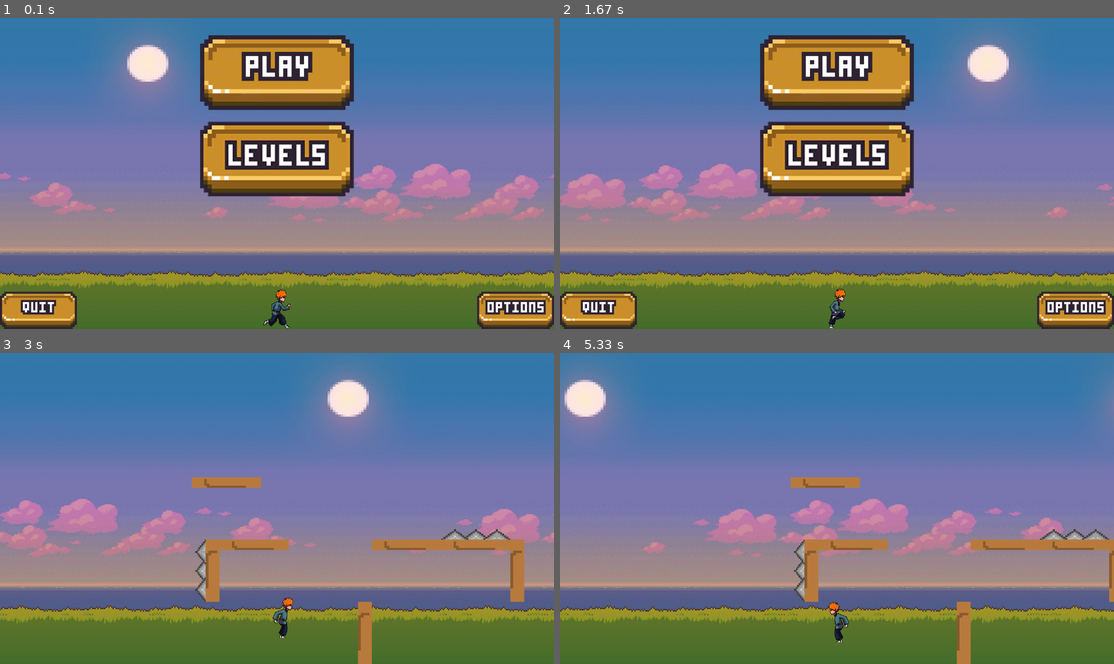
Above: before the commit, frames 1-4 (two rows, left to right).
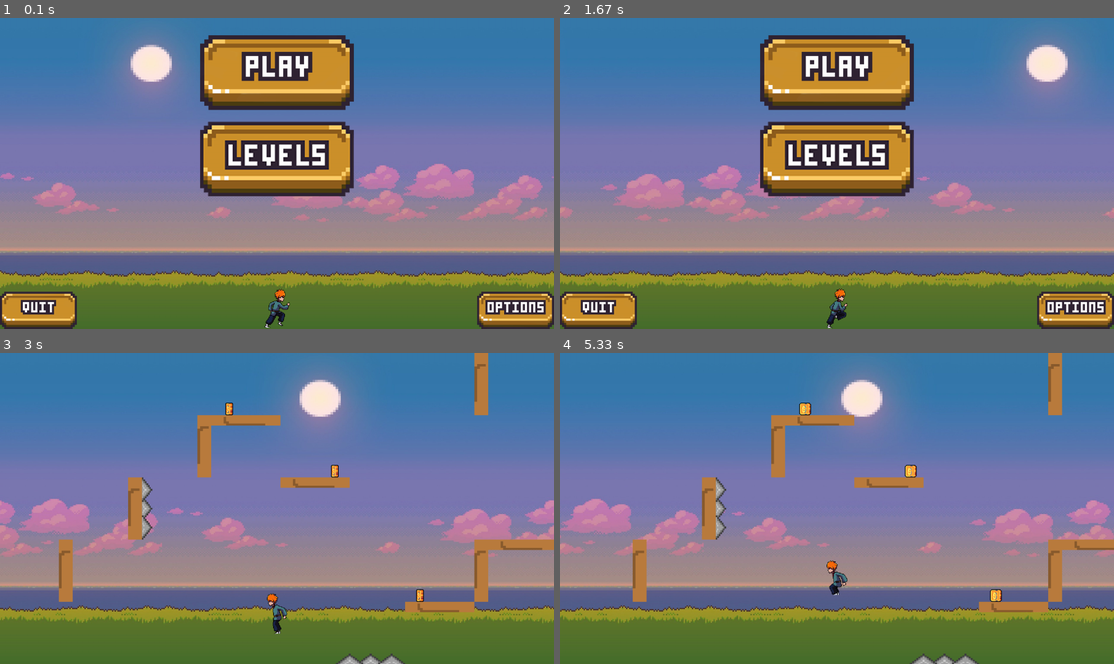
Above: after the commit, the same moments.

Repository: tluulw/pygame
Game: pygame game, started from main.py
Same seed, same stepped clock (60 frames per second), same inputs: the game is played once before the commit and once after it.
Inputs (mouse positions are in pixels of both pictures, inside the frame that each line leads up to):
- Up to frame 1 (0.1 s): no input
- Up to frame 2 (1.67 s): hold Up 0.33-0.8 s; hold Down 0.83-1.3 s
- Up to frame 3 (3 s): click (277, 492) at 1.88 s; click (27, 377) at 2.22 s; tap Space at 2.5, 2.9 s
- Up to frame 4 (5.33 s): tap Space at 3.2, 3.4, 3.7, 3.9, 4.2, 4.4, 4.73, 5.03, 5.23 s

The runs differ from the first frame. In frame 1, 2.8% of the frame differs, in the area x 0-100%, y 8-100%; in frame 2, 11%; in frame 3, 17%; in frame 4, 21%, in the area x 0-100%, y 0-100%.

Commit message:
with demo menu, good floor, demo spikes, demo coins, bg_music

Diff:
--- /dev/null
+++ b/coins.py
@@ -0,0 +1,34 @@
+from random import randint
+
+import pygame
+
+
+class Coin(pygame.sprite.Sprite):
+    def __init__(self, y, x, *group):
+        super().__init__(*group)
+        self.pos = x * 40, y * 180
+        self.image = pygame.image.load('data/coins/coin1.png')
+        self.image.set_colorkey(self.image.get_at((0, 0)))
+        self.image = pygame.transform.scale2x(self.image)
+        self.rect = pygame.Rect(randint(self.pos[0], self.pos[0] + 200),
+                                self.pos[1] - self.image.get_height(), self.image.get_width(),
+                                self.image.get_height())
+
+        self.animation_cnt = 1
+
+    def update(self, per):
+        self.animation_cnt %= 9
+        self.animation_cnt += 1
+        self.image = pygame.image.load(f'data/coins/coin{self.animation_cnt}.png')
+        self.image = pygame.transform.scale2x(self.image)
+        self.image.set_colorkey(self.image.get_at((0, 0)))
+        if per.flip:
+            self.rect = pygame.Rect(self.rect[0] + per.per_run_speed,
+                                    self.pos[1] - self.image.get_height(), self.image.get_width(),
+                                    self.image.get_height())
+        else:
+            self.rect = pygame.Rect(self.rect[0] - per.per_run_speed,
+                                    self.pos[1] - self.image.get_height(), self.image.get_width(),
+                                    self.image.get_height())
+        if per.rect.colliderect(self.rect):
+            self.kill()
--- a/data/levels/level.txt
+++ b/data/levels/level.txt
@@ -3,4 +3,8 @@
 ........................................
 ........................................
 ...................p....................
+.
+.
+.
+.
 _
--- a/data/levels/level1.txt
+++ b/data/levels/level1.txt
@@ -1,5 +1,5 @@
-........................................
-........................................
-.........._.................*...........
-..........*|_.........._...._....|......
-...................p..|.................
+..........................................|
+......................|_..................
+.................|*........._...................|
+............|.............................|_....
+...................p............*...._....
--- a/data/levels/level2.txt
+++ b/data/levels/level2.txt
@@ -1,5 +1,5 @@
-.......................|.......|........
-............__............__............
-.............|......|....|__............
-................_..__....|..............
-..............__..|p.....|..............
+................
+................
+................_*_
+........|......|
+.........|_**_..
--- a/floor.py
+++ b/floor.py
@@ -5,10 +5,13 @@
     def __init__(self, y, x, *group):
         super().__init__(*group)
         self.pos = x * 40, y * 180
+
         self.image = pygame.image.load('data/walls/default_wall.png')
         self.image = pygame.transform.scale(self.image, (30, 200))
         self.image = pygame.transform.rotate(self.image, 90)
+
         self.rect = pygame.Rect(self.pos[0], self.pos[1], 200, 30)
+
         self.top_border = pygame.Rect(self.rect[0], self.rect[1] - 1, self.rect[2], 1)
 
     def update(self, per):
--- a/main.py
+++ b/main.py
@@ -1,5 +1,6 @@
-import pygame
-
+import pygame.mixer
+
+from coins import Coin
 from floor import Floor
 from menu import Menu
 from persona import Person
@@ -19,9 +20,20 @@
     walls = pygame.sprite.Group()
     floors = pygame.sprite.Group()
     obstacles = pygame.sprite.Group()
-
-    jump_sound = pygame.mixer.Sound("action_jump.mp3")
-
+    coins = pygame.sprite.Group()
+
+    jump_sound = pygame.mixer.Sound("data/action_jump.mp3")
+    pygame.mixer.music.load("data/bg_music.mp3")
+
+    vol = 0.5
+    pygame.mixer.music.set_volume(vol)
+    pygame.mixer.music.play(-1)
+
+
+    # change_bg1 = pygame.USEREVENT + 1
+    # change_bg2 = pygame.USEREVENT + 2
+
+    # pygame.time.set_timer(change_bg1, 15000)
 
     def level_creator(level_name):
         cnt = 0
@@ -30,15 +42,21 @@
                 for x in i:
                     if x == '|':
                         Wall(cnt, i.find(x), walls)
+                        if i[i.find(x) + 1] == '*':
+                            continue
                         i = i.replace(x, '.', 1)
                     if x == '_':
+                        Coin(cnt, i.find(x), coins)
                         Floor(cnt, i.find(x), floors)
                         i = i.replace(x, '.', 1)
                     if x == '*':
                         if i[i.find(x) + 1] == '|':
-                            Spike(cnt, i.find(x), True, False, obstacles)
+                            Spike(cnt, i.find(x), True, 90, False, obstacles)
+                        elif i[i.find(x) - 1] == '|':
+                            Spike(cnt, i.find(x), True, 270, False, obstacles)
+                            i = i.replace('|', '.', 1)
                         else:
-                            Spike(cnt, i.find(x), False, True, obstacles)
+                            Spike(cnt, i.find(x), False, 0, True, obstacles)
                         i = i.replace(x, '.', 1)
                 cnt += 1
         return Person(0)
@@ -75,10 +93,12 @@
         walls.update(per)
         floors.update(per)
         obstacles.update(per)
+        coins.update(per)
         per.is_collide(walls, floors, obstacles, floor)
         floors.draw(screen)
         walls.draw(screen)
         obstacles.draw(screen)
+        coins.draw(screen)
         screen.blit(per.image, per.rect)
 
         if per.is_jump:
@@ -87,7 +107,7 @@
         if per.is_reverse_jump:
             per.if_is_reverse_jump()
 
-        if per.is_run or per.is_reverse_run:
+        if per.is_run:
             per.if_is_run()
 
         if not (any((walls, obstacles, floors))):
@@ -174,6 +194,13 @@
                         per.is_reverse_jump = True
                         per.flip = not per.flip
                         jump_sound.play()
+            if event.type == pygame.KEYDOWN and block_hotkey == 0:
+                if event.key == pygame.K_DOWN:
+                    vol -= 0.1
+                    pygame.mixer.music.set_volume(vol)
+                if event.key == pygame.K_UP:
+                    vol += 0.1
+                    pygame.mixer.music.set_volume(vol)
             if event.type == pygame.KEYUP and block_hotkey == 1:
                 if event.key == pygame.K_SPACE:
                     per.b_d = False
--- a/persona.py
+++ b/persona.py
@@ -12,8 +12,6 @@
 
         self.flip = False
 
-        self.is_reverse_run = False
-
         self.is_jump = False
         self.jump_animation_cnt = 0
         self.jump_count = 10
@@ -26,13 +24,14 @@
 
         self.b_d = False
 
+        self.dead_animation_cnt = 0
+
         self.on_the_floor = False
         self.floor_rect = pygame.Rect(0, 0, 0, 0)
 
         self.default_image()
 
     def jump_animation(self):
-        # pygame.time.wait(10)
         if self.jump_animation_cnt > 10:
             self.jump_animation_cnt = 10
         self.image = pygame.image.load(f'data/jumping_hero/jump{self.jump_animation_cnt}.png')
@@ -57,7 +56,7 @@
                 self.pos = self.pos[0], self.pos[1] + (self.jump_count ** 2) / 6
         self.per_run_speed = (self.jump_count ** 2) / 6
         self.run()
-        self.per_run_speed = 12
+        self.per_run_speed = 10
         self.rect = self.image.get_rect(center=self.pos)
 
     def default_image(self):
@@ -77,7 +76,7 @@
             self.screen_x -= self.per_run_speed
 
     def run_animation(self):
-        pygame.time.wait(20)
+        pygame.time.wait(25)
         self.image = pygame.image.load(f'data/running_hero/run{self.run_animation_cnt}.png')
         self.image.set_colorkey(self.image.get_at((0, 0)))
         if self.flip:
@@ -88,7 +87,7 @@
 
     def wall_collide(self, other, left, right):
         if self.on_the_wall:
-            if self.pos[1] < 840:
+            if not self.rect.colliderect(self.floor_rect):
                 pygame.time.wait(20)
                 self.pos = self.pos[0], self.pos[1] + 0.5
                 self.rect = self.image.get_rect(center=self.pos)
@@ -111,10 +110,7 @@
 
     def jump_landing(self):
         if self.is_jump:
-            if self.flip:
-                self.is_reverse_run = True
-            else:
-                self.is_run = True
+            self.is_run = True
             self.default_image()
             self.pos = self.pos[0], self.floor_rect[1] - 50
             self.jump_animation_cnt = 0
@@ -140,10 +136,7 @@
             self.jump_count -= 1
 
     def reverse_jump_landing(self):
-        if self.flip:
-            self.is_reverse_run = True
-        else:
-            self.is_run = True
+        self.is_run = True
         self.default_image()
         self.pos = self.pos[0], 840
         self.jump_animation_cnt = 0
@@ -154,7 +147,6 @@
     def if_is_jump(self):
         self.on_the_floor = False
         self.is_run = False
-        self.is_reverse_run = False
         if self.pos[1] > (self.floor_rect[1] + self.floor_rect[3]):
             self.jump_landing()
         else:
@@ -163,27 +155,20 @@
     def if_is_reverse_jump(self):
         self.on_the_floor = False
         self.is_run = False
-        self.is_reverse_run = False
         if self.pos[1] > (self.floor_rect[1] + self.floor_rect[3]):
             self.reverse_jump_landing()
         else:
             self.jump_upping()
 
     def if_is_run(self):
+        self.run_animation_cnt %= 8
         self.run_animation_cnt += 1
-        self.run_animation_cnt %= 8
-        if self.run_animation_cnt == 0:
-            self.run_animation_cnt += 1
-            self.run_animation_cnt %= 8
         self.run()
         self.run_animation()
 
     def floor_collide(self, other):
         if self.on_the_floor:
-            if self.flip:
-                self.is_reverse_run = True
-            else:
-                self.is_run = True
+            self.is_run = True
         else:
             self.is_jump = False
             self.is_reverse_jump = False
@@ -202,9 +187,8 @@
         if not pygame.sprite.spritecollideany(self, floors) and not self.rect.colliderect(
                 floor) and not pygame.sprite.spritecollideany(self,
                                                               walls) and not self.is_jump and not self.is_reverse_jump:
-            self.is_run = False
-            self.is_reverse_run = False
             self.on_the_floor = False
+            self.pos = 800, self.pos[1]
             self.jump_landing()
         for el in walls:
             if self.rect.colliderect(el.left_border):
--- a/spike.py
+++ b/spike.py
@@ -2,13 +2,16 @@
 
 
 class Spike(pygame.sprite.Sprite):
-    def __init__(self, y, x, wall, floor, *group):
+    def __init__(self, y, x, wall, angle, floor, *group):
         super().__init__(*group)
         self.image = pygame.image.load('data/spikes.png')
         self.image.set_colorkey(self.image.get_at((0, 0)))
         if wall:
-            self.pos = x * 40 + 10, y * 180
-            self.image = pygame.transform.rotate(self.image, 90)
+            if angle == 90:
+                self.pos = x * 40 + 10, y * 180
+            else:
+                self.pos = x * 40, y * 180
+            self.image = pygame.transform.rotate(self.image, angle)
             self.image = pygame.transform.scale(self.image, (30, 180))
             self.rect = pygame.Rect(self.pos[0], self.pos[1], 30, 180)
         elif floor:
Binary file added: data/coins/coin1.png
Binary file added: data/coins/coin2.png
Binary file added: data/coins/coin3.png
Binary file added: data/coins/coin4.png
Binary file added: data/coins/coin5.png
Binary file added: data/coins/coin6.png
Binary file added: data/coins/coin7.png
Binary file added: data/coins/coin8.png
Binary file added: data/coins/coin9.png
Not shown, removed: action_jump.mp3
Not shown, added: data/action_jump.mp3
Not shown, added: data/bg_music.mp3
